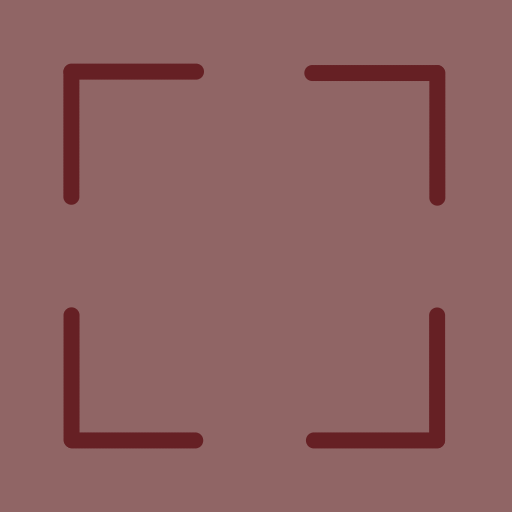
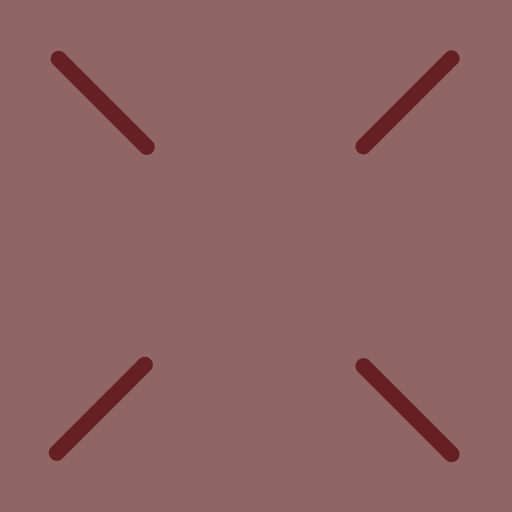
Layer changes from the first 512×512 image to the second:
showed "Paint Layer 3" over (48, 50, 460, 463)
hid "InputSlotLines" over (48, 50, 448, 462)
painted on "Paint Layer 1" over (48, 50, 460, 463)
